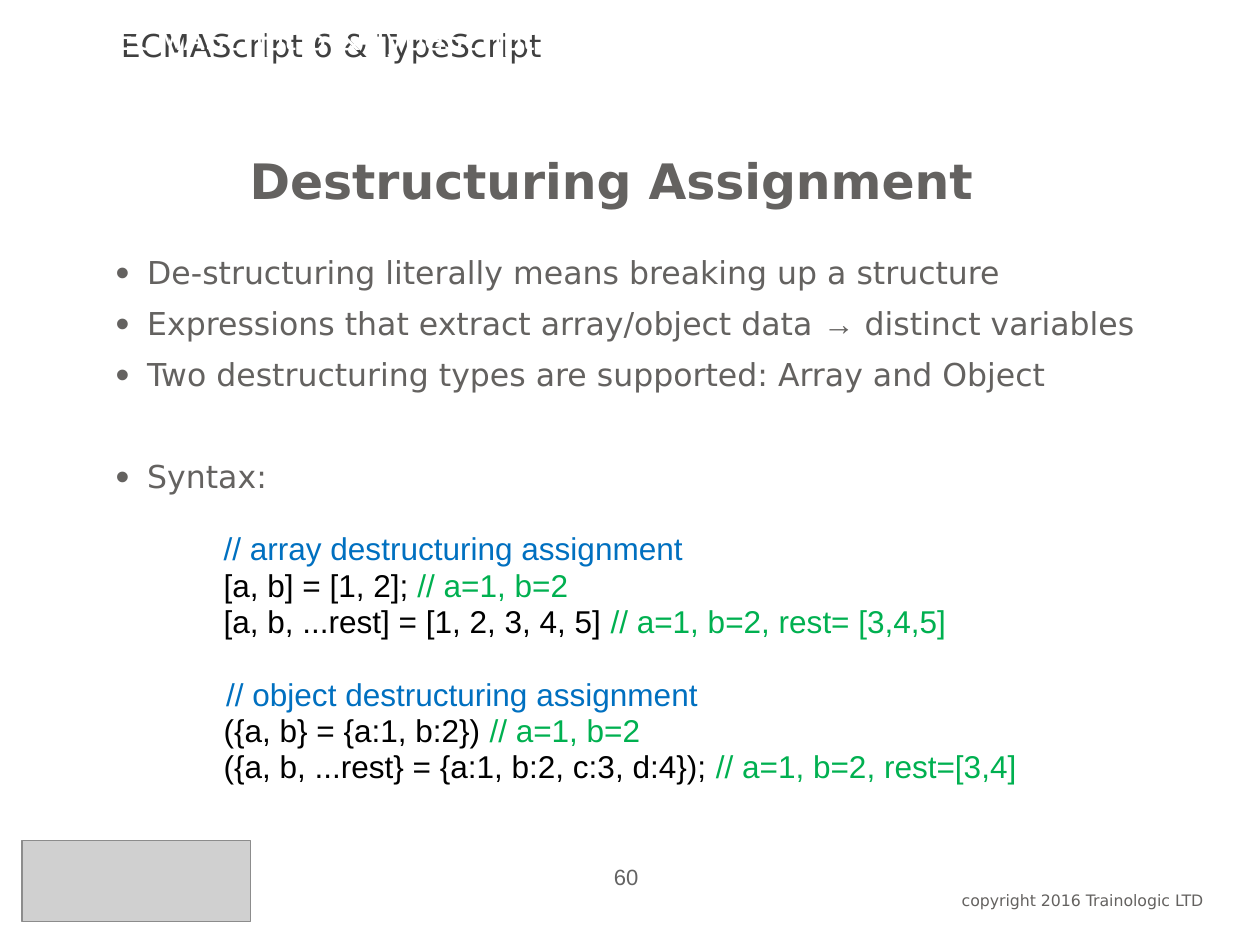
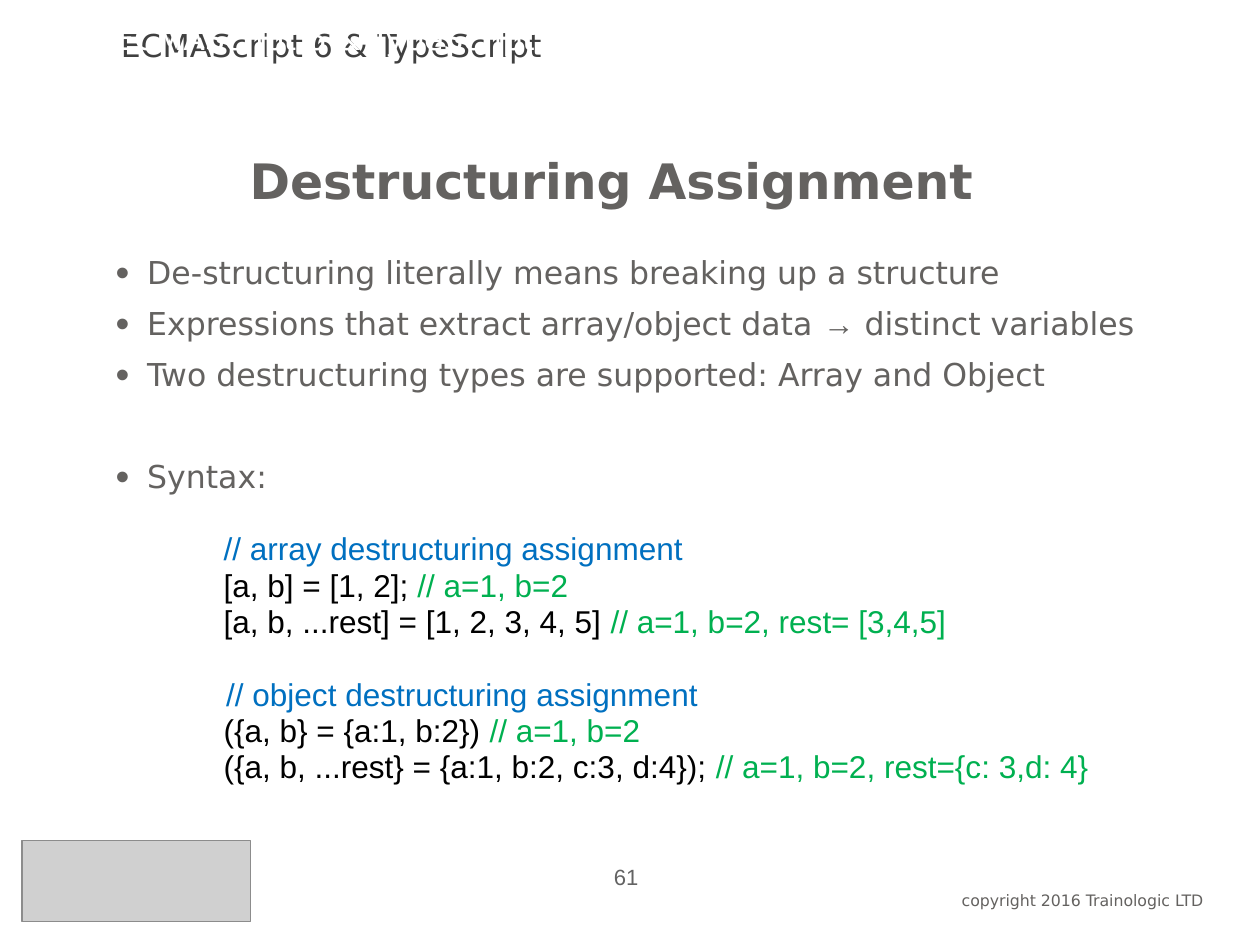
Before and after one commit to oricalvo/course-amdocs-angular, a slide deck: slide 61 of PPTs/01 ECMAScript & Typescript.ppt (slide 60 before the commit). Drawn at 1260x945 pixels with LibreOffice and Linux fonts; fonts in the diff are those of the drawing; grey boxes stand for pictures; background and template pictures are left out. Boxes give left, top, right and bottom in pixels: in the first picture for what was removed or moved away, otherwise in the second. Text is boxed around its words. In the diff, an @@ line names an element or a change of style, - is before the commit and + after.

```diff
--- a/PPTs/01 ECMAScript & Typescript.ppt
+++ b/PPTs/01 ECMAScript & Typescript.ppt
@@ text at (147, 464, 1088, 784): text changed @@
-• Syntax:
-  // array destructuring assignment
-  [a, b] = [1, 2]; // a=1, b=2
-  [a, b, ...rest] = [1, 2, 3, 4, 5] // a=1, b=2, rest= [3,4,5]
-  // object destructuring assignment
-  ({a, b} = {a:1, b:2}) // a=1, b=2
-  ({a, b, ...rest} = {a:1, b:2, c:3, d:4}); // a=1, b=2, rest=[3,4]
+• Syntax:
+  // array destructuring assignment
+  [a, b] = [1, 2]; // a=1, b=2
+  [a, b, ...rest] = [1, 2, 3, 4, 5] // a=1, b=2, rest= [3,4,5]
+  // object destructuring assignment
+  ({a, b} = {a:1, b:2}) // a=1, b=2
+  ({a, b, ...rest} = {a:1, b:2, c:3, d:4}); // a=1, b=2, rest={c: 3,d: 4}
@@ page number at (614, 869, 639, 885): text changed @@
-60
+61
```
Also in this commit, not shown: 5 other slides changed, 1 slide added, 2 slides removed, 12 other files.
